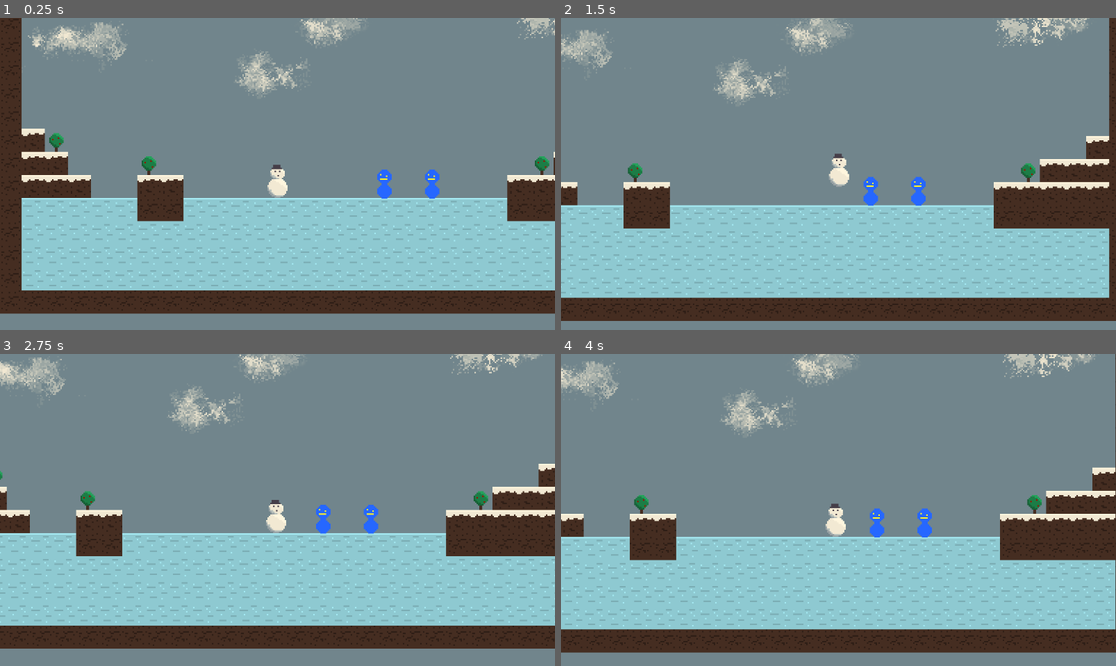
Above: before the commit, frames 1-4 (two rows, left to right).
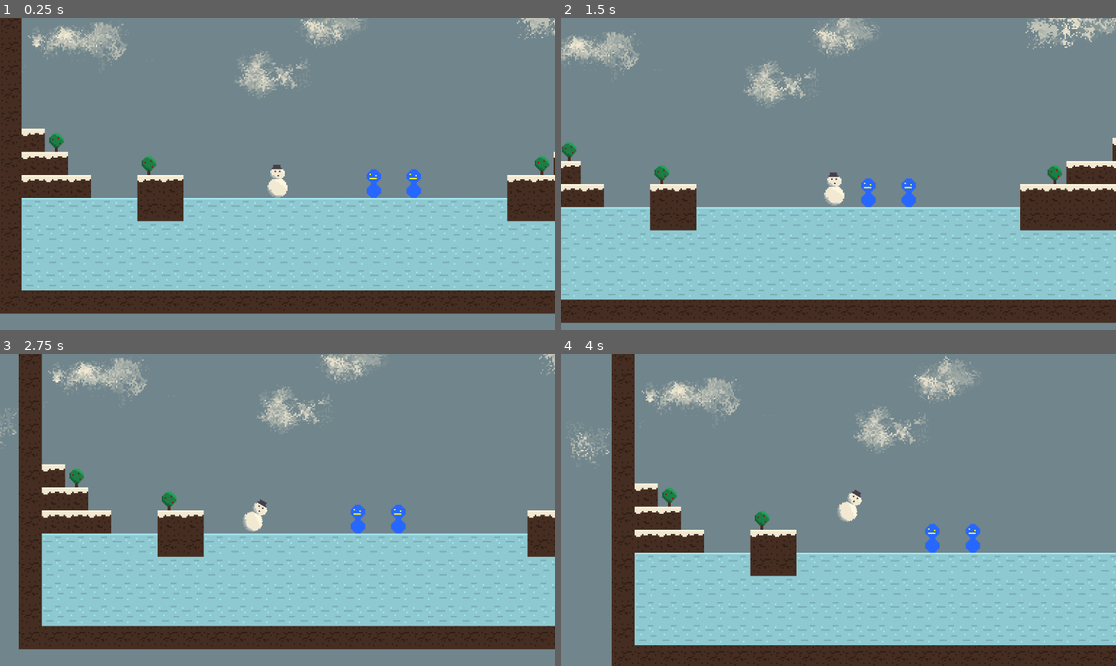
Above: after the commit, the same moments.

Repository: streebree/slickmode
Game: Godot game, scene res://scenes/areas/area.tscn
The game is run twice, just before and just after one commit, with the same random seed, the same clock (stepped at 60 frames per second) and the same inputs.
Inputs (mouse positions are in pixels of both pictures, inside the frame that each line leads up to):
- Up to frame 1 (0.25 s): no input
- Up to frame 2 (1.5 s): tap Enter (ui_accept) at 0.5, 0.77 s; move the mouse to (960, 158) at 0.52 s; hold Right (ui_right) from 0.53 s (still down); tap Shift (run) at 0.6, 1.35 s; click (960, 158) at 0.67 s; move the mouse to (727, 189) at 1.27 s
- Up to frame 3 (2.75 s): tap Enter (ui_accept) at 1.52 s; move the mouse to (333, 441) at 2.02 s; release Right (ui_right) at 2.03 s; hold Left (ui_left) from 2.03 s (still down); tap F at 2.1 s; tap Shift (run) at 2.3 s
- Up to frame 4 (4 s): move the mouse to (810, 572) at 2.77 s; release Left (ui_left) at 2.78 s; hold Right (ui_right) from 2.78 s (still down); tap Shift (run) at 2.85, 3.6 s; click (810, 572) at 2.92 s; tap Enter (ui_accept) at 3.02, 3.77 s; move the mouse to (1005, 556) at 3.52 s

The runs differ from the first frame. In frame 1, 0.7% of the frame differs, in the area x 66-80%, y 48-58%; in frame 2, 16%; in frame 3, 22%; in frame 4, 34%, in the area x 0-100%, y 0-100%.

Commit message:
Add dashing and killing enemies

Diff:
--- a/slick-game/project.godot
+++ b/slick-game/project.godot
@@ -74,6 +74,7 @@
 2d_physics/layer_1="Collision"
 2d_physics/layer_2="IceSlide"
 2d_physics/layer_3="PlayerDamageHitbox"
+2d_physics/layer_5="Enemy Floor Collision"
 
 [physics]
 
--- a/slick-game/scenes/areas/area.tscn
+++ b/slick-game/scenes/areas/area.tscn
@@ -7,26 +7,32 @@
 [ext_resource type="Texture2D" uid="uid://br3x4cgwy2nx8" path="res://assets/background1.png" id="6_ag3m5"]
 [ext_resource type="Texture2D" uid="uid://f806pa0exola" path="res://assets/background2.png" id="7_aoiyj"]
 [ext_resource type="AudioStream" uid="uid://dl75krm64q111" path="res://assets/Snow.wav" id="8_ag3m5"]
-[ext_resource type="PackedScene" uid="uid://ow5vth2oib6b" path="res://scenes/enemy.tscn" id="8_aoiyj"]
+[ext_resource type="PackedScene" uid="uid://bs81qvckva4lr" path="res://scenes/enemy.tscn" id="8_aoiyj"]
 
 [sub_resource type="TileSetAtlasSource" id="TileSetAtlasSource_e38xd"]
 texture = ExtResource("2_prnpl")
 0:0/0 = 0
 0:0/0/physics_layer_0/polygon_0/points = PackedVector2Array(-8, -8, 8, -8, 8, 8, -8, 8)
+0:0/0/physics_layer_2/polygon_0/points = PackedVector2Array(-8, -8, 8, -8, 8, 8, -8, 8)
 1:0/0 = 0
 1:0/0/physics_layer_0/polygon_0/points = PackedVector2Array(-8, -8, 8, -8, 8, 8, -8, 8)
 1:0/0/physics_layer_1/polygon_0/points = PackedVector2Array(-8, -8, 8, -8, 8, 8, -8, 8)
+1:0/0/physics_layer_2/polygon_0/points = PackedVector2Array(-8, -8, 8, -8, 8, 8, -8, 8)
 0:1/0 = 0
 0:1/0/physics_layer_0/polygon_0/points = PackedVector2Array(-8, -8, 8, -8, 8, 8, -8, 8)
+0:1/0/physics_layer_2/polygon_0/points = PackedVector2Array(-8, -8, 8, -8, 8, 8, -8, 8)
 1:1/0 = 0
 1:1/0/physics_layer_0/polygon_0/points = PackedVector2Array(-8, -8, 8, -8, 8, 8, -8, 8)
 1:1/0/physics_layer_1/polygon_0/points = PackedVector2Array(-8, -8, 8, -8, 8, 8, -8, 8)
+1:1/0/physics_layer_2/polygon_0/points = PackedVector2Array(-8, -8, 8, -8, 8, 8, -8, 8)
 2:0/0 = 0
 
 [sub_resource type="TileSet" id="TileSet_0ik7n"]
 physics_layer_0/collision_layer = 1
 physics_layer_1/collision_layer = 2
 physics_layer_1/collision_mask = 2
+physics_layer_2/collision_layer = 16
+physics_layer_2/collision_mask = 16
 sources/0 = SubResource("TileSetAtlasSource_e38xd")
 
 [node name="Node2D" type="Node2D" unique_id=1625689784]
@@ -77,8 +83,8 @@
 stream = ExtResource("8_ag3m5")
 volume_db = -14.597
 
-[node name="RigidBody2D" parent="." unique_id=2019721684 instance=ExtResource("8_aoiyj")]
-position = Vector2(123, -19)
+[node name="Enemy" parent="." unique_id=1106049794 instance=ExtResource("8_aoiyj")]
+position = Vector2(118, -19)
 
-[node name="RigidBody2D2" parent="." unique_id=1475747742 instance=ExtResource("8_aoiyj")]
-position = Vector2(156, -19)
+[node name="Enemy2" parent="." unique_id=86569444 instance=ExtResource("8_aoiyj")]
+position = Vector2(146, -22)
--- /dev/null
+++ b/slick-game/scenes/enemy.gd
@@ -0,0 +1,33 @@
+extends CharacterBody2D
+
+@onready var sprite: Sprite2D = $Sprite2D
+@onready var collision_shape: CollisionShape2D = $CollisionShape2D
+@onready var damage_collision: CollisionShape2D = $Area2D/CollisionShape2D
+
+const SPEED = -10.0
+
+var is_dead = false
+
+func _physics_process(delta: float) -> void:
+	# Add the gravity.
+	if not is_dead and not is_on_floor():
+		velocity += get_gravity() * delta
+
+	velocity.x = SPEED
+
+	if is_dead:
+		sprite.rotation_degrees += 500 * delta
+
+	move_and_slide()
+
+func destroy(delta_x):
+	if delta_x > 0:
+		velocity.x = 200
+	else:
+		velocity.x = -200
+	velocity.y = -150
+	is_dead = true
+	collision_shape.disabled = true
+	damage_collision.disabled = true
+
+	print("DO THING")
--- a/slick-game/scenes/enemy.tscn
+++ b/slick-game/scenes/enemy.tscn
@@ -1,6 +1,7 @@
-[gd_scene format=3 uid="uid://ow5vth2oib6b"]
+[gd_scene format=3 uid="uid://bs81qvckva4lr"]
 
 [ext_resource type="Texture2D" uid="uid://b7h3ms518vdv" path="res://assets/enemy.png" id="1_cejb6"]
+[ext_resource type="Script" uid="uid://dm2d2o56k7nkl" path="res://scenes/enemy.gd" id="1_ihwpr"]
 
 [sub_resource type="RectangleShape2D" id="RectangleShape2D_cejb6"]
 size = Vector2(6, 15)
@@ -9,21 +10,22 @@
 radius = 4.0
 height = 16.0
 
-[node name="RigidBody2D" type="RigidBody2D" unique_id=2019721684]
-collision_layer = 5
-collision_mask = 5
+[node name="Enemy" type="CharacterBody2D" unique_id=1106049794]
+collision_layer = 20
+collision_mask = 20
+script = ExtResource("1_ihwpr")
 
-[node name="Sprite2D" type="Sprite2D" parent="." unique_id=113236820]
+[node name="Sprite2D" type="Sprite2D" parent="." unique_id=1440514319]
 texture = ExtResource("1_cejb6")
 
-[node name="CollisionShape2D" type="CollisionShape2D" parent="." unique_id=1294918762]
+[node name="CollisionShape2D" type="CollisionShape2D" parent="." unique_id=1447335770]
 position = Vector2(0, 8.5)
 shape = SubResource("RectangleShape2D_cejb6")
 
-[node name="Area2D" type="Area2D" parent="." unique_id=1458429884]
+[node name="Area2D" type="Area2D" parent="." unique_id=46444454]
 collision_layer = 4
 collision_mask = 4
 
-[node name="CollisionShape2D" type="CollisionShape2D" parent="Area2D" unique_id=384744522]
+[node name="CollisionShape2D" type="CollisionShape2D" parent="Area2D" unique_id=278372736]
 position = Vector2(0, 6)
 shape = SubResource("CapsuleShape2D_cejb6")
--- a/slick-game/scenes/snowman.gd
+++ b/slick-game/scenes/snowman.gd
@@ -1,5 +1,6 @@
 extends CharacterBody2D
 
+@onready var sprite: AnimatedSprite2D = $AnimatedSprite2D
 
 const SPEED = 300.0
 const JUMP_VELOCITY = -300.0
@@ -11,12 +12,35 @@
 
 var health = 3
 
-var delta_x = 0
+var delta_x_from_enemy_hit = 0
+
+var dash_duration = 0.5
+var dash_duration_current = 0.0
+
+var dash_cooldown = 0.5
+var dash_cooldown_current = 0.0
 
 func _physics_process(delta: float) -> void:
 	# Add the gravity.
 	if not is_on_floor():
 		velocity += get_gravity() * delta
+
+	if dash_cooldown_current > 0:
+		dash_cooldown_current -= delta
+
+	if dash_duration_current > 0:
+		dash_duration_current -= delta
+		if dash_duration_current <= 0:
+			# dash just ended:
+			sprite.rotation_degrees = 0
+			dash_cooldown_current = dash_cooldown
+			print("END DASH")
+
+	if Input.is_action_just_pressed("run") and dash_cooldown_current <= 0 and dash_duration_current <= 0:
+		# dash just started:
+		dash_duration_current = dash_duration
+		sprite.rotation_degrees = 30
+		print("START DASH")
 
 	# Handle jump.
 	if Input.is_action_just_pressed("ui_accept") and is_on_floor():
@@ -48,12 +72,13 @@
 	if damage_collision_count > 0:
 		health -= 1
 		velocity.y -= 150
-		if delta_x > 0:
+		if delta_x_from_enemy_hit > 0:
 			velocity.x -= 200
-		if delta_x < 0:
+		if delta_x_from_enemy_hit < 0:
 			velocity.x += 200
 		damage_collision_count = 0
-		print("health", health)
+		# TODO: Handle health if you die.
+		print("health ", health)
 
 
 	move_and_slide()
@@ -69,9 +94,15 @@
 
 # Enemy collision
 func _on_area_2d_2_body_entered(body: Node2D) -> void:
-	print("GET HIT")
-	delta_x = body.position.x - position.x
-	damage_collision_count += 1
+	# Only take damage if you're not dashing.
+	if dash_duration_current <= 0:
+		delta_x_from_enemy_hit = body.position.x - position.x
+		damage_collision_count += 1
+	else:
+		print("body.name", body.name)
+		body.destroy(body.position.x - position.x)
+		# If you kill an enemy while dashing, you're dash time gets reset so you can chain them.
+		dash_cooldown_current = dash_cooldown
 
 func _on_area_2d_2_body_exited(body: Node2D) -> void:
 	pass
Not shown, added: slick-game/scenes/enemy.gd.uid
